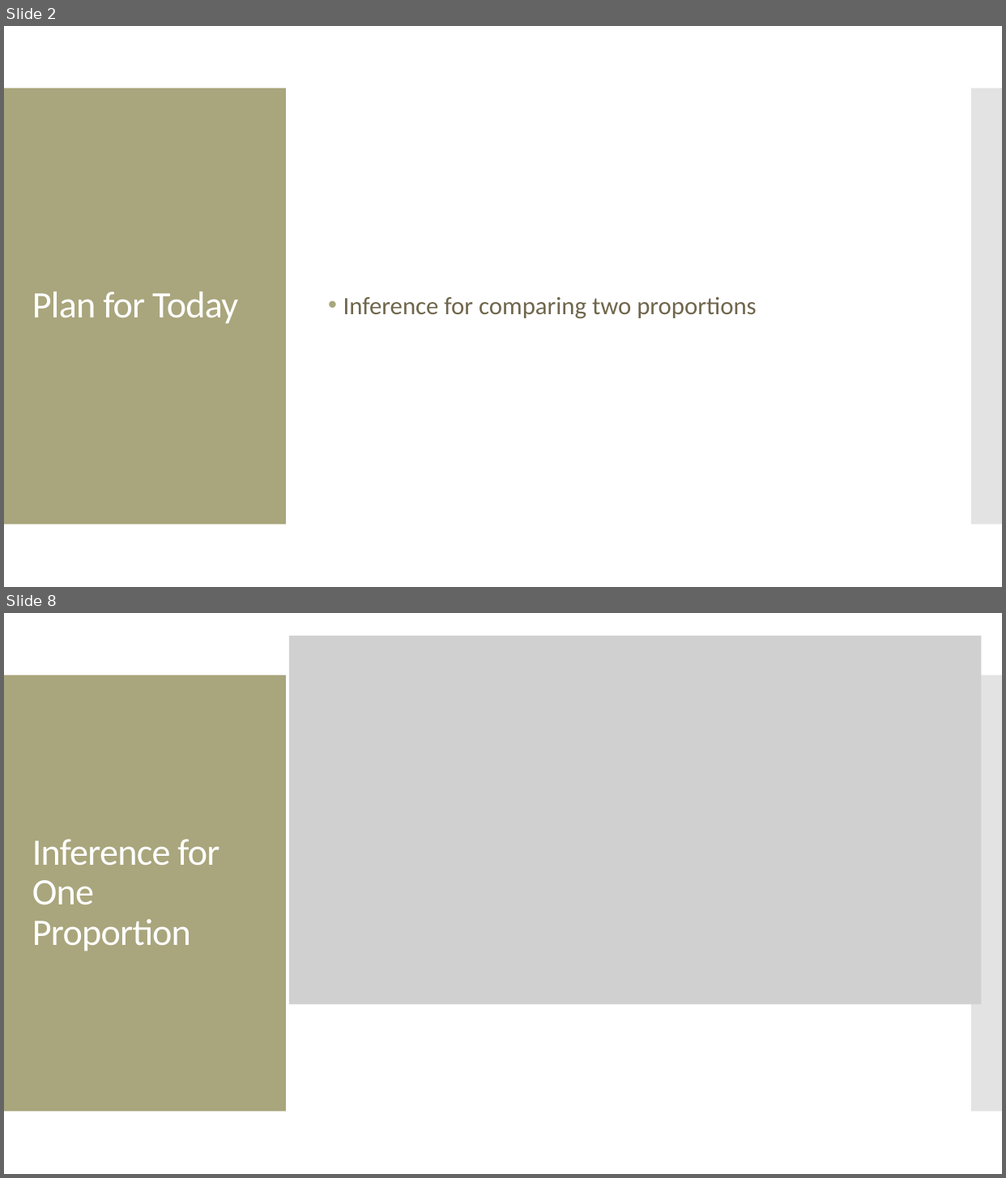
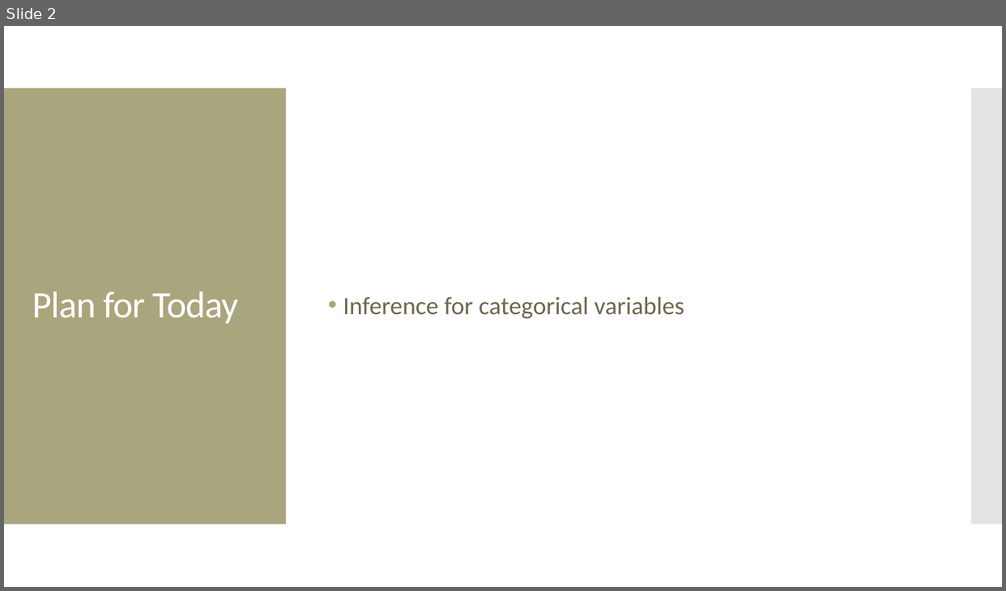
Before and after one commit to amosca01/MATH108-S24, a slide deck: slides/12-categorical-inference-pt2.pptx. Shown one above the other, each under a label of ours: slides 2 and 8 before the commit, slide 2 after it; the slides between them are not shown. The pictures are 1006x1178 and 1006x591 pixels, drawn with LibreOffice and Linux fonts; fonts in the diff are those of the drawing; grey boxes stand for pictures. Boxes give left, top, right and bottom in pixels: in the first picture for what was removed or moved away, otherwise in the second. Text is boxed around its words. In the diff, an @@ line names an element or a change of style, - is before the commit and + after.

```diff
--- a/slides/12-categorical-inference-pt2.pptx
+++ b/slides/12-categorical-inference-pt2.pptx
@@ slide 8 removed at [4,613,1002,1174], background #FFFFFF; not listed: 2 template elements that a slide beside it also shows @@
@@ picture removed at [289,636,982,1004] @@
@@ title removed at [32,839,219,952] @@
-Inference for One Proportion
@@ slide 2 changed as well @@
@@ text at [343,297,684,319]: text changed @@
-• Inference for comparing two proportions
+• Inference for categorical variables
```
Also in this commit, not shown: 4 other slides changed, 4 slides added, 19 other slides removed, 2 other files.
